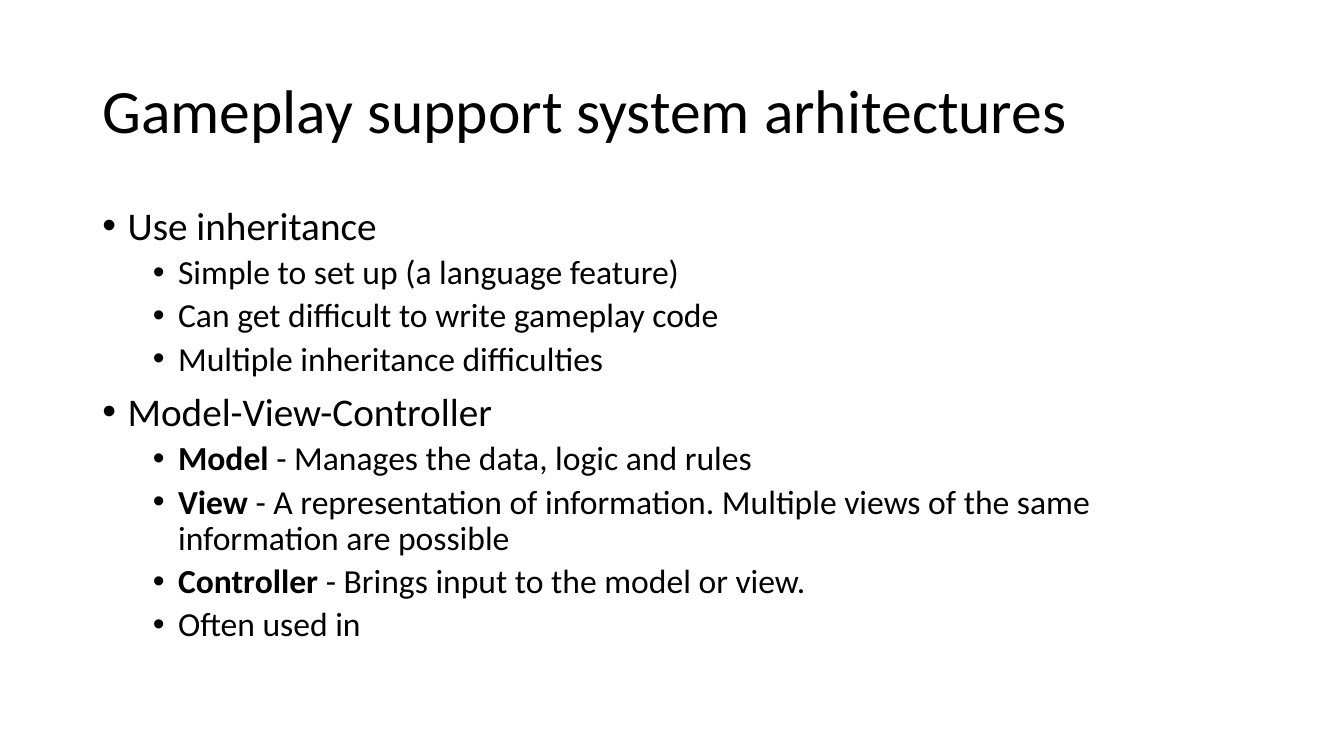
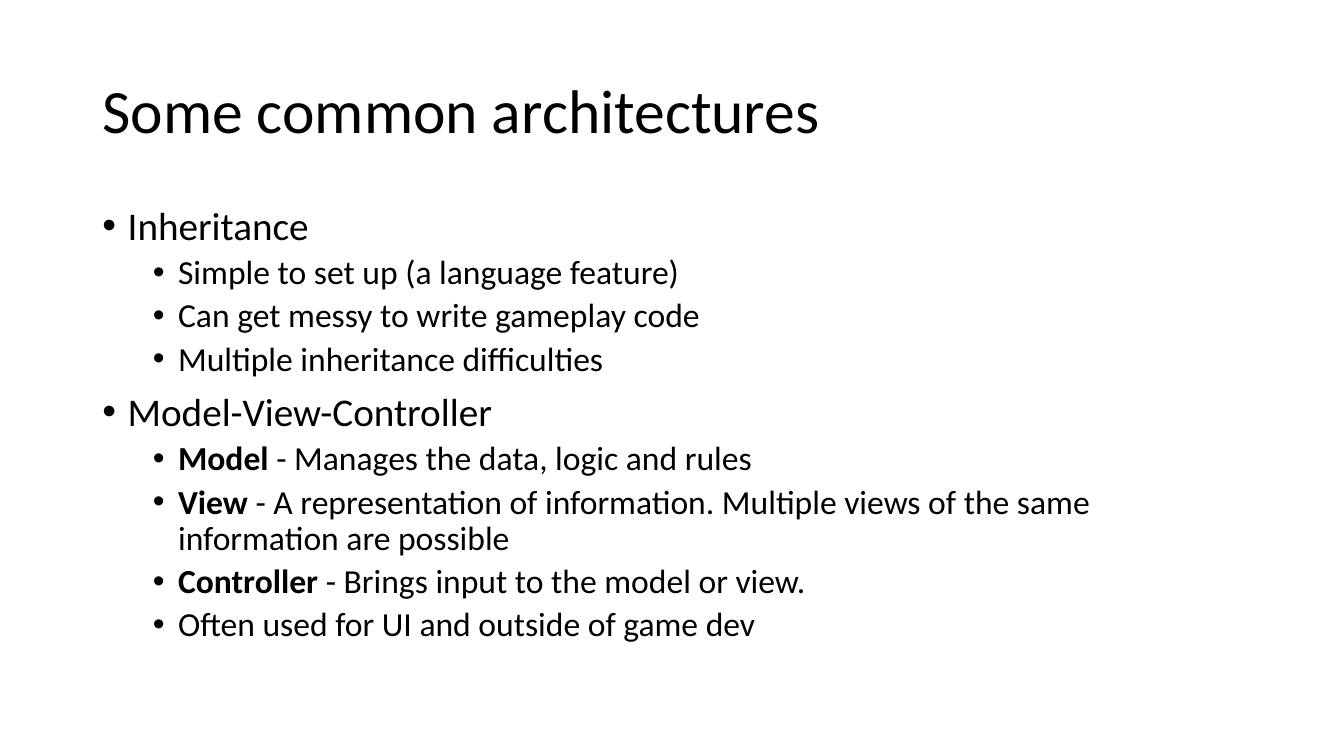
Before and after one commit to enci/Osmium, a slide deck: slide 4 of Examples/Presentations/Gameplay Support.pptx. Drawn at 1344x756 pixels with LibreOffice and Linux fonts; fonts in the diff are those of the drawing. Boxes give left, top, right and bottom in pixels: in the first picture for what was removed or moved away, otherwise in the second. Text is boxed around its words. In the diff, an @@ line names an element or a change of style, - is before the commit and + after.

```diff
--- a/Examples/Presentations/Gameplay Support.pptx
+++ b/Examples/Presentations/Gameplay Support.pptx
@@ title at bbox=[102, 90, 819, 134]: text changed @@
-Gameplay support system arhitectures
+Some common architectures
@@ text at bbox=[128, 212, 309, 241]: text changed @@
-• Use inheritance
+• Inheritance
@@ text at bbox=[178, 303, 700, 333]: text changed @@
-  • Can get difficult to write gameplay code
+  • Can get messy to write gameplay code
@@ text at bbox=[178, 612, 755, 642]: text changed @@
-  • Often used in
+  • Often used for UI and outside of game dev
```
Also in this commit, not shown: 5 other slides changed, 3 slides added.
